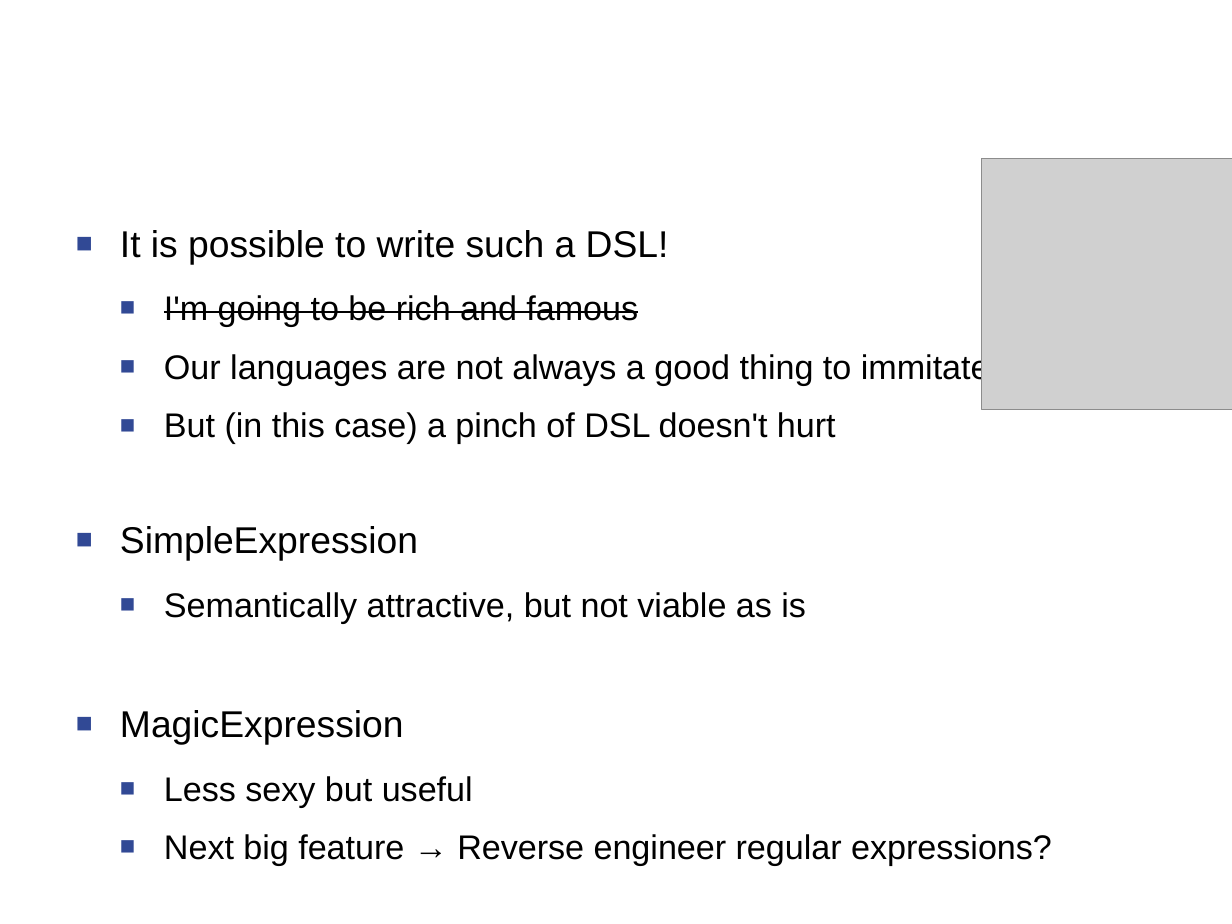
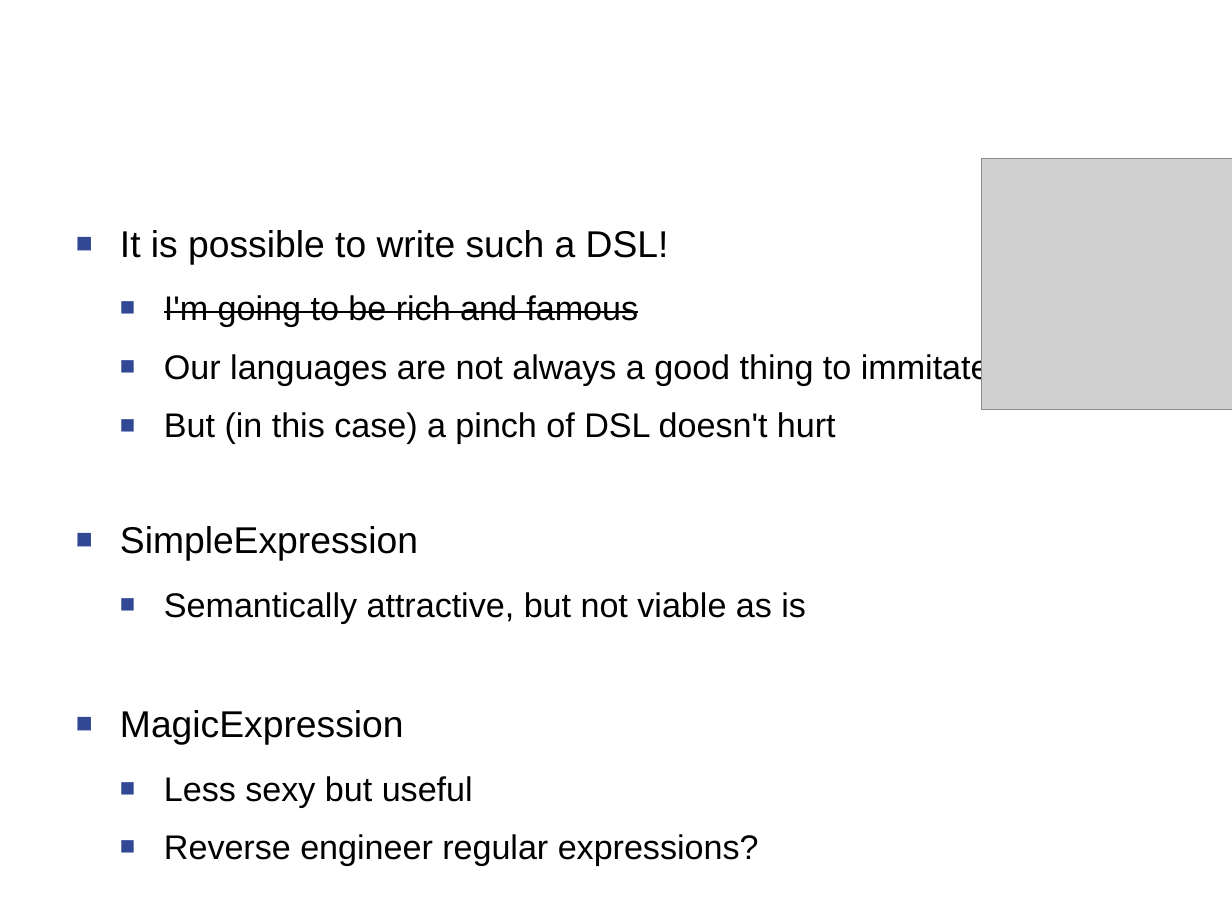
Before and after one commit to Timothep/Talk.LostInTranslation, a slide deck: slide 42 of LostInTranslation.odp (slide 41 before the commit). Drawn at 1232x924 pixels with LibreOffice and Linux fonts; fonts in the diff are those of the drawing; grey boxes stand for pictures; background and template pictures are left out. Boxes give left, top, right and bottom in pixels: in the first picture for what was removed or moved away, otherwise in the second. Text is boxed around its words. In the diff, an @@ line names an element or a change of style, - is before the commit and + after.

```diff
--- a/LostInTranslation.odp
+++ b/LostInTranslation.odp
@@ text at box(164, 834, 759, 866): text changed @@
-  ■ Next big feature → Reverse engineer regular expressions?
+  ■ Reverse engineer regular expressions?
```
Also in this commit, not shown: 16 other slides changed, 1 slide added.
